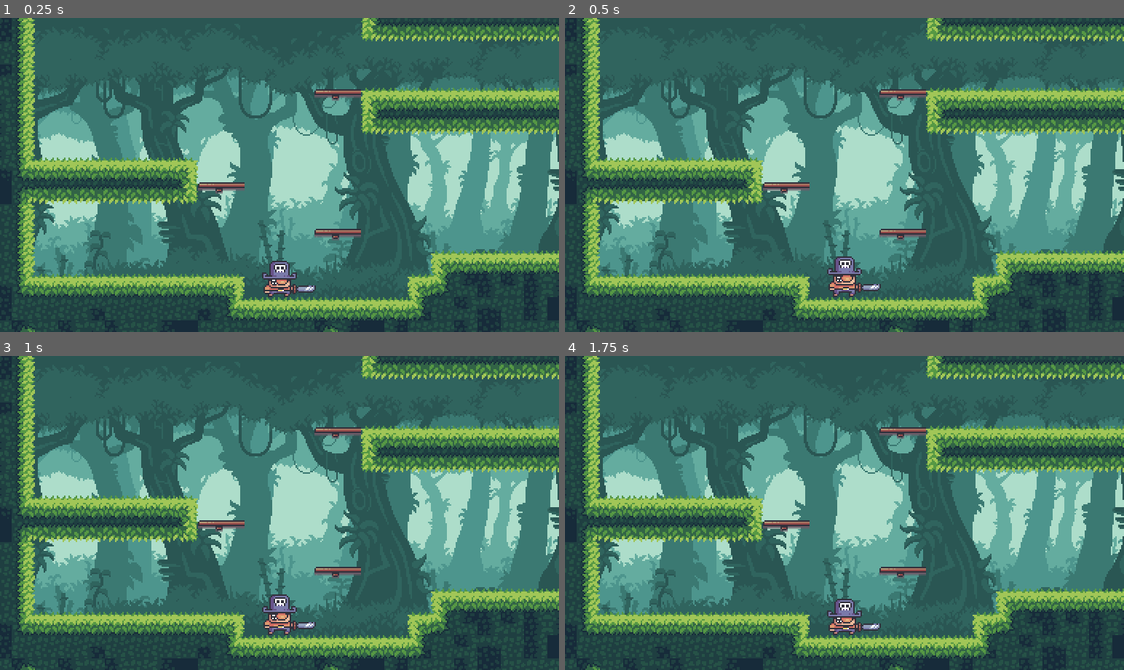
Above: before the commit, frames 1-4 (two rows, left to right).
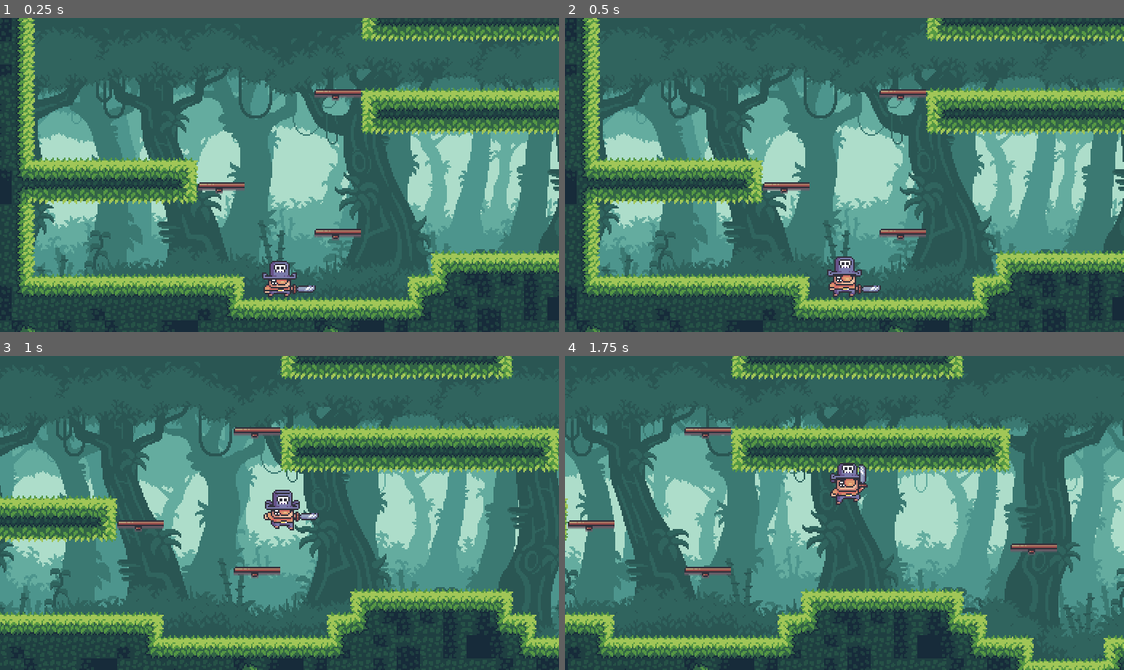
Above: after the commit, the same moments.

Repository: mortorium/plataform-practice
Game: Godot game, scene res://assets/Level/Level.tscn
Two runs of this game, one before a commit and one after it. Both use one fixed random seed, a clock stepped at 60 frames per second and the inputs below.
Inputs:
- Up to frame 1 (0.25 s): no input
- Up to frame 2 (0.5 s): no input
- Up to frame 3 (1 s): tap Enter (ui_accept) at 0.5, 0.77, 0.8 s; hold Right (ui_right) from 0.53 s (still down); hold X (attack, bound only after the commit) from 0.53 s (still down)
- Up to frame 4 (1.75 s): keep holding Right (ui_right); tap Enter (ui_accept) at 1.07, 1.35, 1.52 s; release X (attack, bound only after the commit) at 1.28 s; tap X (attack, bound only after the commit) at 1.55 s

Frame 1 is identical in both runs. In frame 2, 0.1% of the frame differs, in the area x 46-57%, y 79-88%; in frame 3, 51%; in frame 4, 64%, in the area x 0-100%, y 0-100%.

Commit message:
anadida funcion de ataque

Diff:
--- a/assets/Player/Player.gd
+++ b/assets/Player/Player.gd
@@ -23,6 +23,9 @@
 
 func _process(delta):
 	motion_ctrl()
+	direction_ctrl()
+	jump_ctrl()
+	attack_ctrl()
 
 
 func get_axis() -> Vector2:
@@ -50,10 +53,8 @@
 				$Particles.emitting = true
 
 		if get_axis().x == 1:
-#			$RayCast.cast_to.y = CAST_WALL #pa controlar la direccion del raycast
 			$Sprite.flip_h = false
 		elif get_axis().x == -1:
-#			$RayCast.cast_to.y = -CAST_WALL #invertimos el raycast
 			$Sprite.flip_h = true
 
 	motion = move_and_slide(motion, FLOOR)
@@ -63,7 +64,7 @@
 	match $Sprite.flip_h:
 		true:
 			$RayCast.cast_to.x = -CAST_WALL
-			$RayAttack.cast_to = -CAST_ENEMY
+			$RayAttack.cast_to.x = -CAST_ENEMY
 		false:
 			$RayCast.cast_to.x = CAST_WALL
 			$RayAttack.cast_to.x = CAST_ENEMY
@@ -83,33 +84,47 @@
 			else:
 				playback.travel("Fall")
 
-	if is_on_floor():
+			if $RayCast.is_colliding():
+				can_move = false
 
+				var col = $RayCast.get_collider() #variable para guardar las colisiones
 
-#	else:
-#
-#
-#		if motion.y < 0:
-#			$AnimatedSprite.play("Jump")
-#		else:
-#			$AnimatedSprite.play("Fall")
-#
-#		$RayCast.enabled = true
-#		if $RayCast.is_colliding():
-#			can_move = false
-#			print("raycast activado")
-#
-#			var col = $RayCast.get_collider() #variable para guardar las colisiones
-#
-#			if col.is_in_group("Wall") and Input.is_action_just_pressed("ui_accept"):
-#				motion.y -= JUMP_HEIGHT
-#
-#				if $AnimatedSprite.flip_h:
-#					motion.x += BOUNCING_JUMP
-#					$AnimatedSprite.flip_h = false
-#				else:
-#					motion.x -= BOUNCING_JUMP
-#					$AnimatedSprite.flip_h = true
+				if col.is_in_group("Wall") and Input.is_action_just_pressed("ui_accept"):
+					motion.y -= JUMP_HEIGHT
 
+					if $Sprite.flip_h:
+						motion.x += BOUNCING_JUMP
+						$Sprite.flip_h = false
+					else:
+						motion.x -= BOUNCING_JUMP
+						$Sprite.flip_h = true
 					"""el if de aqui arriba es para dar efecto de que reboto en la pared
 					por eso volteamos el sprite"""
+
+#funcion para controlar los ataques del player
+func attack_ctrl():
+	if is_on_floor():
+		if get_axis().x == 0 and Input.is_action_pressed("attack"):
+			match playback.get_current_node():
+				"Iddle":
+					playback.travel("Attack-1")
+					print("ataque 1")
+				"Attack-1":
+					playback.travel("Attack-2")
+					print("ataque 2")
+				"Attack-2":
+					playback.travel("Attack-3")
+					print("ataque 3")
+
+	#activar o desactivar RayAttack
+	if playback.get_current_node() == "Attack-1" or playback.get_current_node() == "Attack-2" or \
+	 playback.get_current_node() == "Attack-3":
+		$RayAttack.enabled = true
+	else:
+		$RayAttack.enabled = false
+
+	#Funcion temporal pa saber si funciona
+	var col = $RayAttack.get_collider()
+
+	if $RayAttack.is_colliding() and col.is_in_group("Enemy"):
+		col.queue_free()
--- a/assets/Player/Player.tscn
+++ b/assets/Player/Player.tscn
@@ -28,8 +28,6 @@
 
 [sub_resource type="Animation" id=3]
 resource_name = "Attack-1"
-length = 0.3
-loop = true
 tracks/0/type = "value"
 tracks/0/path = NodePath("Sprite:texture")
 tracks/0/interp = 1
@@ -45,8 +43,6 @@
 
 [sub_resource type="Animation" id=4]
 resource_name = "Attack-2"
-length = 0.3
-loop = true
 tracks/0/type = "value"
 tracks/0/path = NodePath("Sprite:texture")
 tracks/0/interp = 1
@@ -62,8 +58,6 @@
 
 [sub_resource type="Animation" id=5]
 resource_name = "Attack-3"
-length = 0.3
-loop = true
 tracks/0/type = "value"
 tracks/0/path = NodePath("Sprite:texture")
 tracks/0/interp = 1
@@ -94,8 +88,6 @@
 
 [sub_resource type="Animation" id=7]
 resource_name = "Iddle"
-length = 0.5
-loop = true
 tracks/0/type = "value"
 tracks/0/path = NodePath("Sprite:texture")
 tracks/0/interp = 1
@@ -111,7 +103,6 @@
 
 [sub_resource type="Animation" id=8]
 resource_name = "Jump"
-length = 0.4
 loop = true
 tracks/0/type = "value"
 tracks/0/path = NodePath("Sprite:texture")
@@ -217,7 +208,7 @@
 states/run/node = SubResource( 17 )
 states/run/position = Vector2( 397.667, 340.333 )
 transitions = [ "Iddle", "Jump", SubResource( 18 ), "Jump", "Fall", SubResource( 19 ), "Fall", "Iddle", SubResource( 20 …(320 unchanged characters)…
-graph_offset = Vector2( 0, 229.437 )
+graph_offset = Vector2( 0, 376.75 )
 
 [sub_resource type="AnimationNodeStateMachinePlayback" id=30]
 
--- a/project.godot
+++ b/project.godot
@@ -27,6 +27,14 @@
 
 common/drop_mouse_on_gui_input_disabled=true
 
+[input]
+
+attack={
+"deadzone": 0.5,
+"events": [ Object(InputEventKey,"resource_local_to_scene":false,"resource_name":"","device":0,"alt":false,"shift":false,"control":false,"meta":false,"command":false,"pressed":false,"scancode":88,"physical_scancode":0,"unicode":0,"echo":false,"script":null)
+ ]
+}
+
 [physics]
 
 common/enable_pause_aware_picking=true
